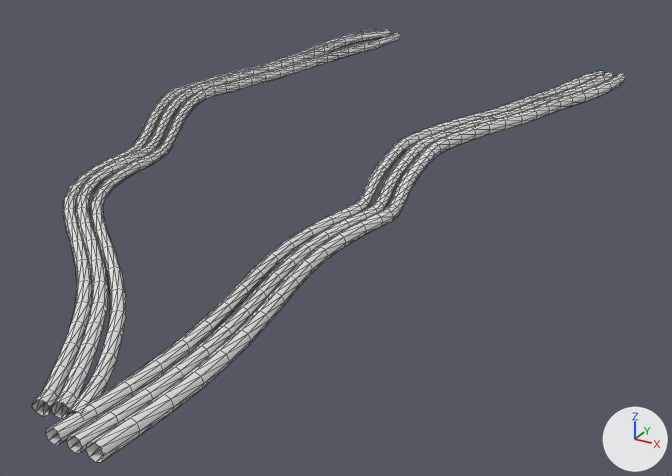
The glTF model unity_assets/s0_Cable_04_OFF_01.glb: old version first, new version second.
Before and after are seen from a 50 mm camera at (112.1, 109.2, 84.4) aimed at (100.9, 129.6, 74.2). Every picture has the same lights, and +X, +Y and +Z are marked at lower right. Mesh edges are drawn as thin lines. Where no turn or scale is listed for an object, it has been applied to the vertices. Vertices at the same position are counted once.

Names of what the first picture shows: 'node_Cable_04_OFF'.
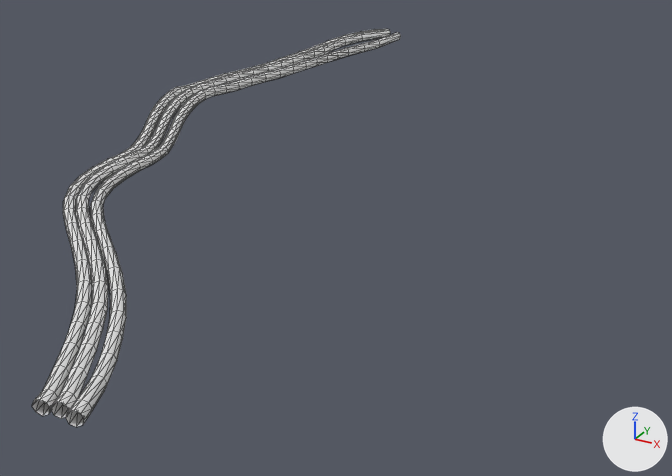
Where the change shows, as pixel boxes [x1, y1, x2, y2] in the pictures (672 x 476 px):
'node_Cable_04_OFF', reshaped (38% narrower, 8% shorter): before [32, 29, 625, 462]; after [32, 29, 401, 427]
part 1 of me_mesh_cable_04_off_46168cable_04_off, deleted: before [86, 73, 625, 462]
part 2 of me_mesh_cable_04_off_46168cable_04_off, deleted: before [67, 72, 613, 453]
part 3 of me_mesh_cable_04_off_46168cable_04_off, deleted: before [46, 70, 604, 445]

What changed in the scene script:
```text
Change me_mesh_cable_04_off_46168cable_04_off:
    used by ob_node_cable_04_off; location = (0.0, 0.0, 0.0)
    remove me_mesh_cable_04_off_46168cable_04_off.from_pydata(...)  # 1952 vertices, 3808 faces; spans x 94.0..106.0, y 117.7..142.6, z 75.4..77.3
    add me_mesh_cable_04_off_46168cable_04_off.from_pydata(...)  # 1016 vertices, 1984 faces; spans x 94.0..102.4, y 118.2..142.6, z 75.4..77.3
    me_mesh_cable_04_off_46168cable_04_off part 1: the loose piece of 312 vertices spanning x 102.3..106.0, y 117.7..139.9, z 75.4..77.2 is deleted
    me_mesh_cable_04_off_46168cable_04_off part 2: the loose piece of 312 vertices spanning x 101.9..105.6, y 117.7..139.9, z 75.4..77.2 is deleted
    me_mesh_cable_04_off_46168cable_04_off part 3: 312 vertices removed from x 101.5..105.3, y 117.7..140.0, z 75.4..77.2
```
